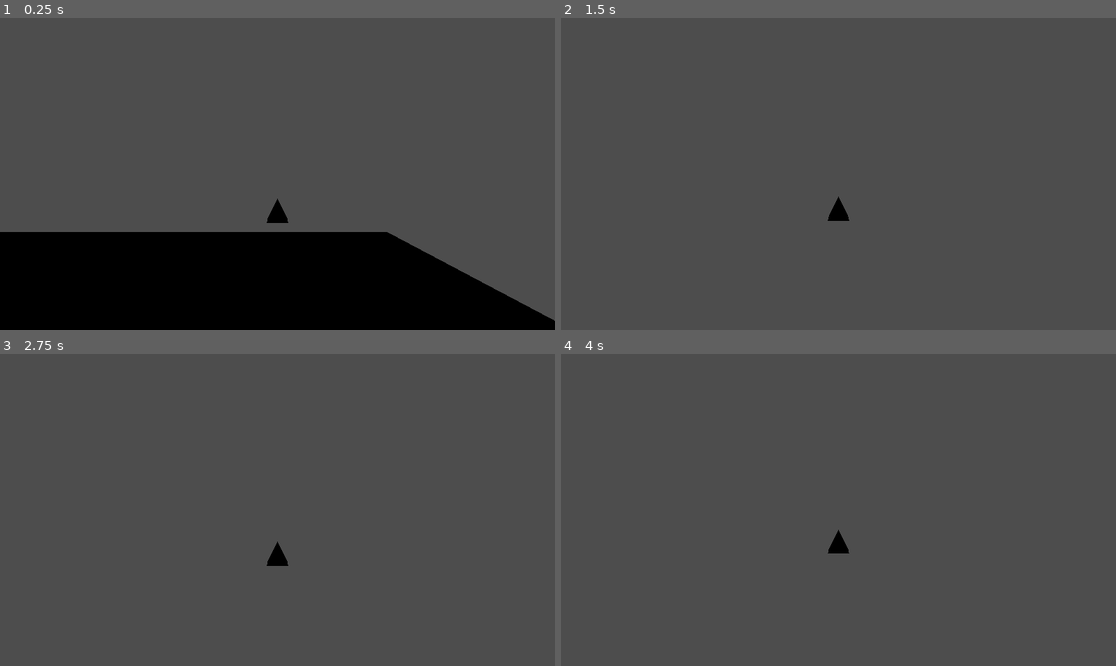
Above: before the commit, frames 1-4 (two rows, left to right).
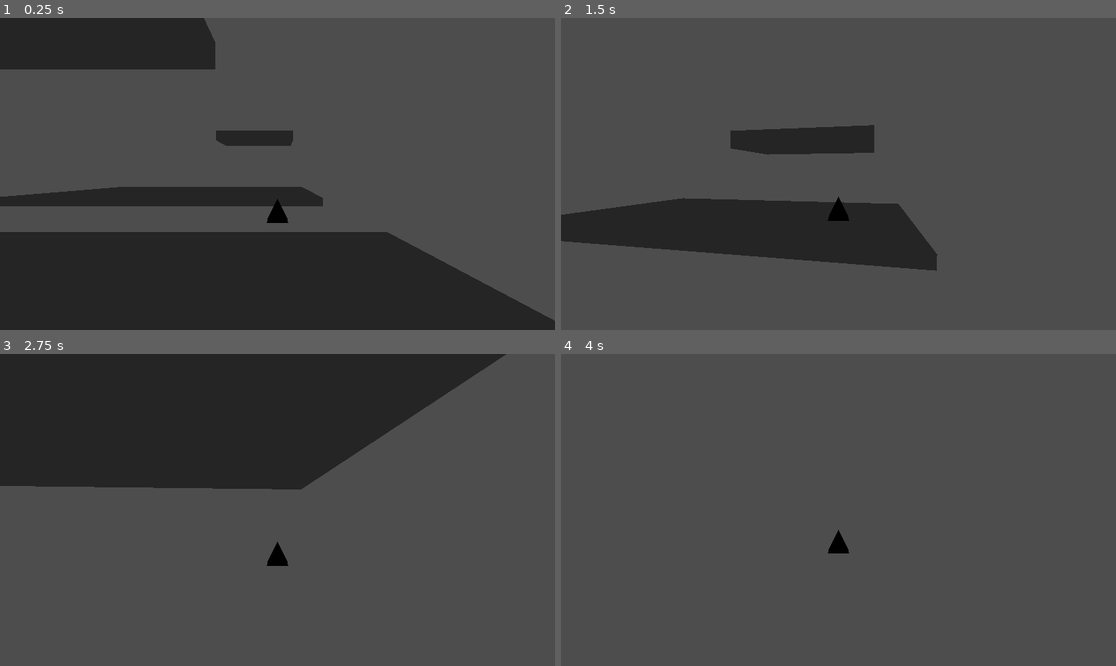
Above: after the commit, the same moments.

Repository: FelipeFik11/GRAYBOXING-Y-MOV-3D-ACT-7
Game: Godot game, scene res://nivel.tscn
Two runs of this game, one before a commit and one after it. Both use one fixed random seed, a clock stepped at 60 frames per second and the inputs below. The project has no main scene, so this scene is started directly.
Inputs (mouse positions are in pixels of both pictures, inside the frame that each line leads up to):
- Up to frame 1 (0.25 s): no input
- Up to frame 2 (1.5 s): tap Enter at 0.5 s; move the mouse to (866, 174) at 0.52 s; hold W (move_forward) from 0.53 s (still down); tap Space (jump) at 0.77 s; move the mouse to (810, 174) at 1.27 s
- Up to frame 3 (2.75 s): keep holding W (move_forward); tap Space (jump) at 1.52 s; move the mouse to (288, 503) at 2.02 s
- Up to frame 4 (4 s): keep holding W (move_forward); move the mouse to (832, 516) at 2.77 s; tap Space (jump) at 3.02, 3.5, 3.77 s; move the mouse to (877, 513) at 3.52 s

The runs differ from the first frame. In frame 1, 37% of the frame differs, in the area x 0-100%, y 0-100%; in frame 2, 13%; in frame 3, 31%; in frame 4, nothing differs.

Commit message:
añadido de plataformas

Diff:
--- a/nivel.tscn
+++ b/nivel.tscn
@@ -18,6 +18,20 @@
 
 [sub_resource type="BoxShape3D" id="BoxShape3D_h06de"]
 size = Vector3(19.878357, 1, 9.822998)
+
+[sub_resource type="Environment" id="Environment_wrbek"]
+
+[sub_resource type="BoxMesh" id="BoxMesh_h06de"]
+size = Vector3(10, 1, 15)
+
+[sub_resource type="BoxShape3D" id="BoxShape3D_7gdj4"]
+size = Vector3(9.795197, 1, 14.466248)
+
+[sub_resource type="BoxShape3D" id="BoxShape3D_wrbek"]
+size = Vector3(3.925537, 0.54797363, 1)
+
+[sub_resource type="BoxMesh" id="BoxMesh_7gdj4"]
+size = Vector3(4, 0.5, 2)
 
 [node name="Nivel" type="Node3D" unique_id=2018608489]
 
@@ -49,3 +63,42 @@
 [node name="CollisionShape3D" type="CollisionShape3D" parent="plataforma1/StaticBody3D" unique_id=1797513926]
 transform = Transform3D(1, 0, 0, 0, 1, 0, 0, 0, 1, -0.0262146, 0, 0.067993164)
 shape = SubResource("BoxShape3D_h06de")
+
+[node name="plataforma2" type="Node3D" parent="." unique_id=1478494686]
+
+[node name="StaticBody3D" type="StaticBody3D" parent="plataforma2" unique_id=1048408804]
+
+[node name="MeshInstance3D" type="MeshInstance3D" parent="plataforma2/StaticBody3D" unique_id=1323554587]
+transform = Transform3D(1, 0, 0, 0, 1, 0, 0, 0, 1, 0, 0, -17.007097)
+mesh = SubResource("BoxMesh_wrbek")
+
+[node name="CollisionShape3D" type="CollisionShape3D" parent="plataforma2/StaticBody3D" unique_id=1217620655]
+transform = Transform3D(1, 0, 0, 0, 1, 0, 0, 0, 1, -0.0262146, 0, -16.839706)
+shape = SubResource("BoxShape3D_h06de")
+
+[node name="WorldEnvironment" type="WorldEnvironment" parent="." unique_id=123353991]
+environment = SubResource("Environment_wrbek")
+
+[node name="Plataforma3" type="Node3D" parent="." unique_id=931953143]
+
+[node name="StaticBody3D" type="StaticBody3D" parent="Plataforma3" unique_id=1989588804]
+
+[node name="MeshInstance3D" type="MeshInstance3D" parent="Plataforma3/StaticBody3D" unique_id=751035193]
+transform = Transform3D(1, 0, 0, 0, 1, 0, 0, 0, 1, 0, 6.0453568, 0)
+mesh = SubResource("BoxMesh_h06de")
+
+[node name="CollisionShape3D" type="CollisionShape3D" parent="Plataforma3/StaticBody3D" unique_id=1198106777]
+transform = Transform3D(1, 0, 0, 0, 1, 0, 0, 0, 1, 0.042678833, 6.002057, 0.38198853)
+shape = SubResource("BoxShape3D_7gdj4")
+
+[node name="plataforma 4" type="Node3D" parent="." unique_id=2076055020]
+
+[node name="StaticBody3D" type="StaticBody3D" parent="plataforma 4" unique_id=1830208669]
+
+[node name="CollisionShape3D" type="CollisionShape3D" parent="plataforma 4/StaticBody3D" unique_id=594967654]
+transform = Transform3D(1, 0, 0, 0, 1, 0, 0, 0, 1, 6.1278076, 3.6743584, -12.082106)
+shape = SubResource("BoxShape3D_wrbek")
+
+[node name="MeshInstance3D" type="MeshInstance3D" parent="plataforma 4/StaticBody3D" unique_id=1419577604]
+transform = Transform3D(1, 0, 0, 0, 1, 0, 0, 0, 1, 6.110762, 3.672154, -11.5514765)
+mesh = SubResource("BoxMesh_7gdj4")
